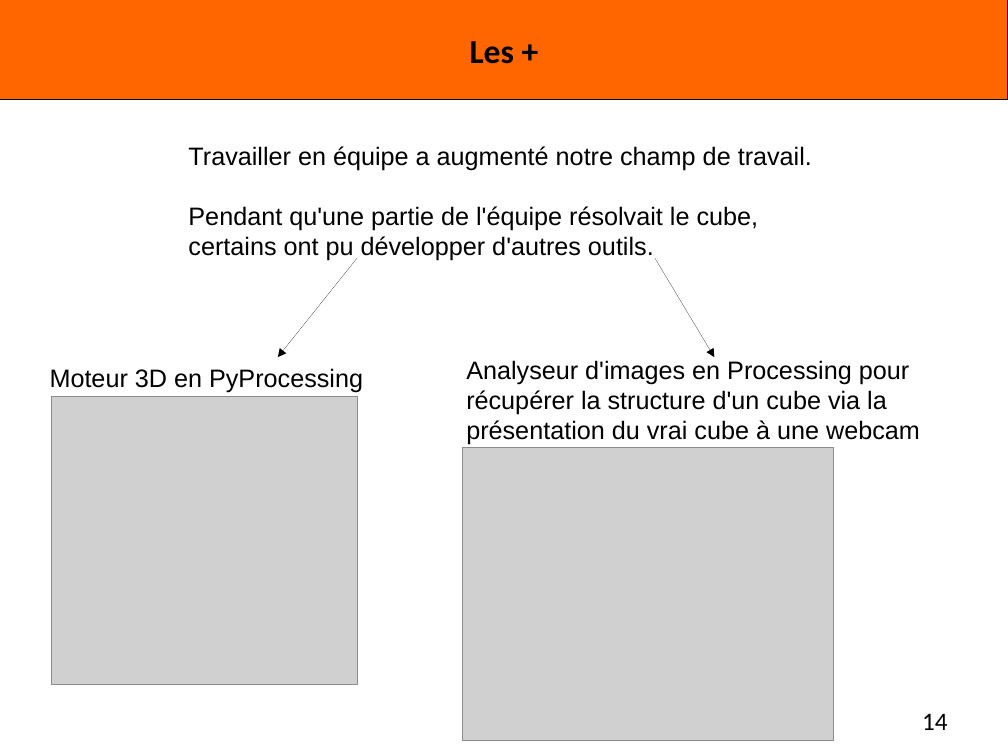
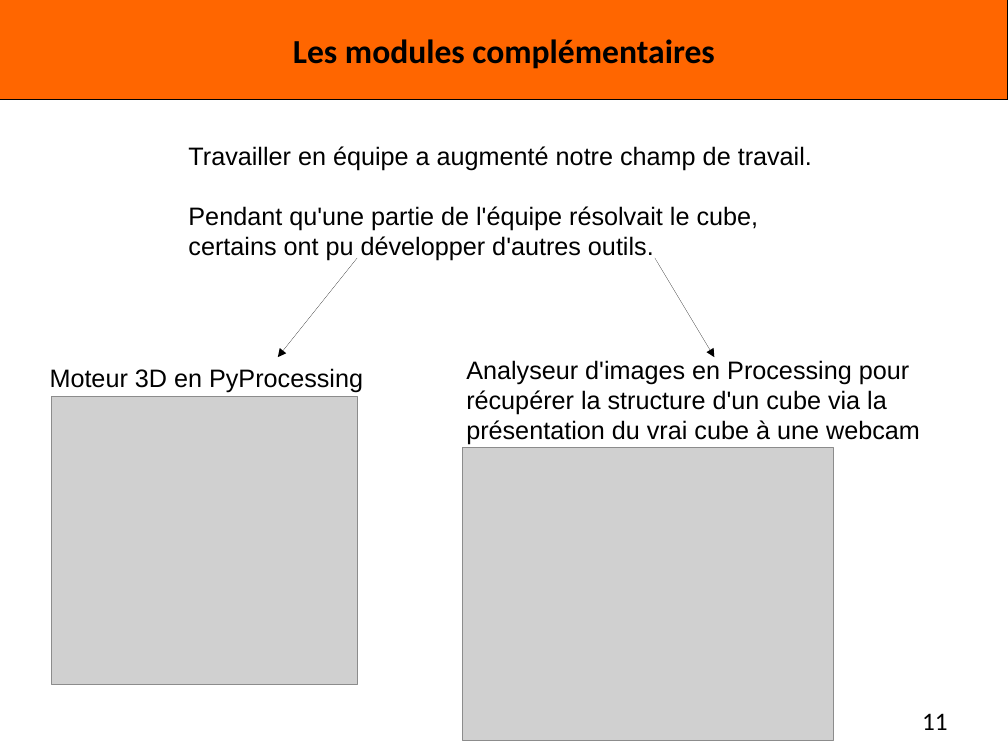
Before and after one commit to Miaxos/Polux, a slide deck: slide 11 of diapo_Presentation_poqb_soutenance_vendredi_15_janvier_2016.odp (slide 14 before the commit). Drawn at 1008x756 pixels with LibreOffice and Linux fonts; fonts in the diff are those of the drawing; grey boxes stand for pictures; background and template pictures are left out. Boxes give left, top, right and bottom in pixels: in the first picture for what was removed or moved away, otherwise in the second. Text is boxed around its words. In the diff, an @@ line names an element or a change of style, - is before the commit and + after.

```diff
--- a/diapo_Presentation_poqb_soutenance_vendredi_15_janvier_2016.odp
+++ b/diapo_Presentation_poqb_soutenance_vendredi_15_janvier_2016.odp
@@ title at [293,39,714,69]: text changed @@
-Les +
+Les modules complémentaires
@@ page number at [922,713,948,730]: text changed @@
-14
+11
```
Also in this commit, not shown: 3 other slides changed, 2 slides added, 4 slides removed.
